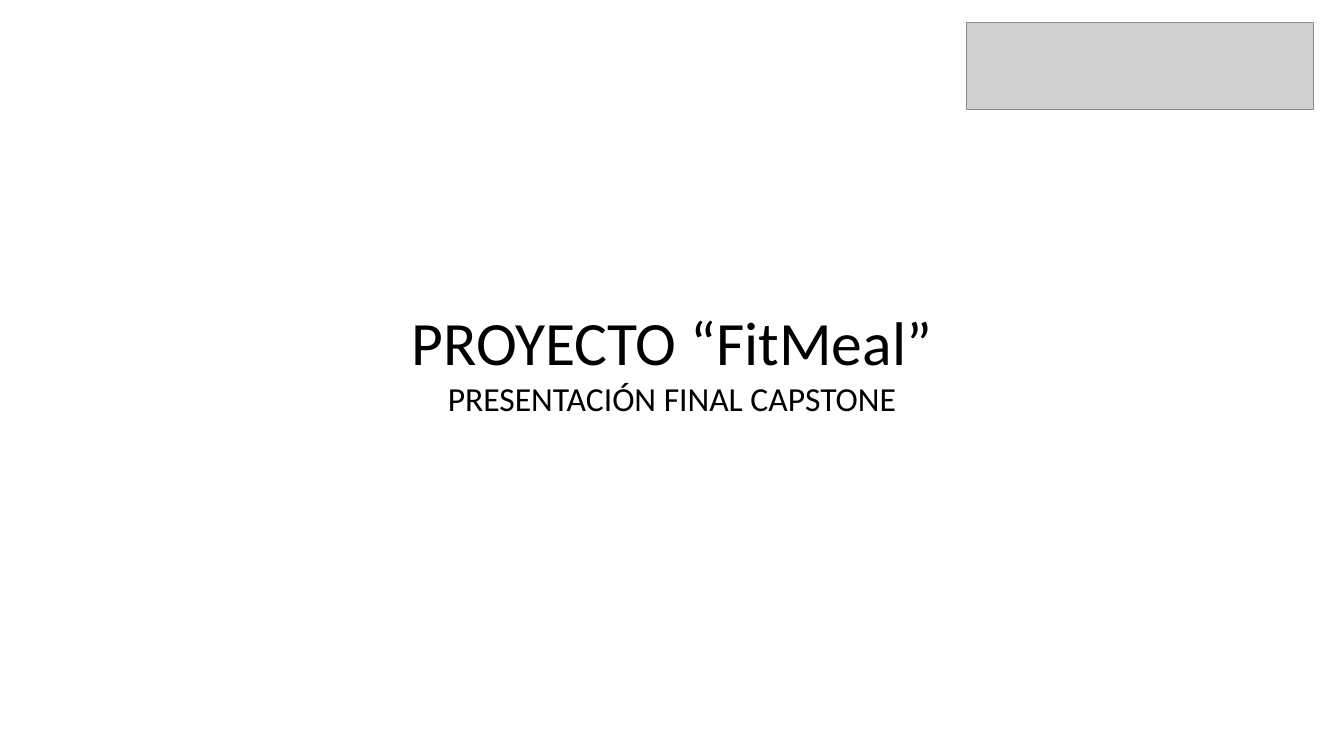
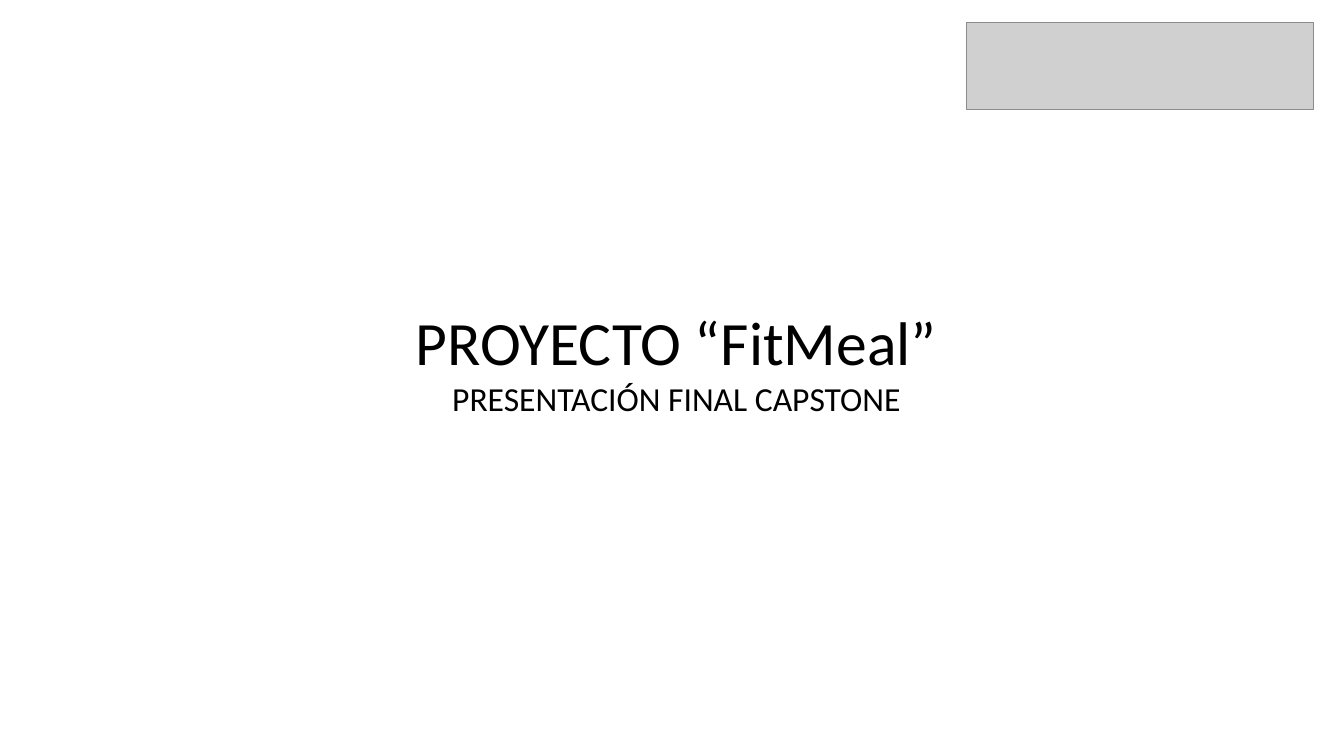
Before and after one commit to NicolasGZ99/Proyecto_APT, a slide deck: slide 1 of Fase2/Formato Presentación final.pptx. Drawn at 1344x756 pixels with LibreOffice and Linux fonts; fonts in the diff are those of the drawing; grey boxes stand for pictures. Boxes give left, top, right and bottom in pixels: in the first picture for what was removed or moved away, otherwise in the second. Text is boxed around its words. In the diff, an @@ line names an element or a change of style, - is before the commit and + after.

```diff
--- a/Fase2/Formato Presentación final.pptx
+++ b/Fase2/Formato Presentación final.pptx
@@ text "PROYECTO “FitMeal”": place and size @@
-text "PROYECTO “FitMeal”" at (411,320,932,412)
+text "PROYECTO “FitMeal”" at (416,320,936,412)
```
Also in this commit, not shown: 6 other slides changed.
